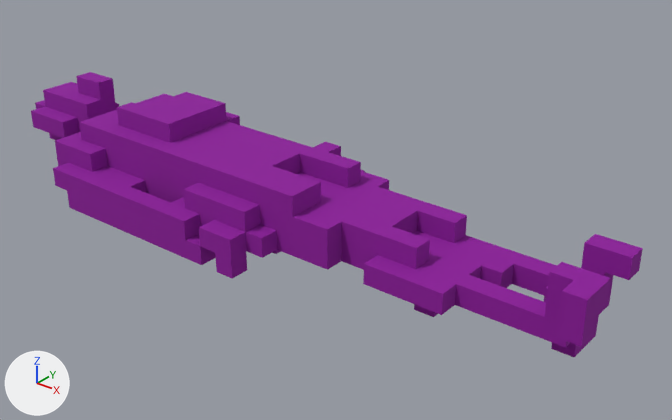
An edit to the glTF model public/models/gltf/c-arm_roll180_pitch360_material_1-53.gltf, drawn before and after from the same camera.
The view is the same before and after, from a camera (50 mm lens) standing at (174.3, -154.8, 94.5) and looking at (44.3, 7.7, -6.2). Every picture has the same lights, and +X, +Y and +Z are marked at lower left. Where no turn or scale is listed for an object, it has been applied to the vertices.
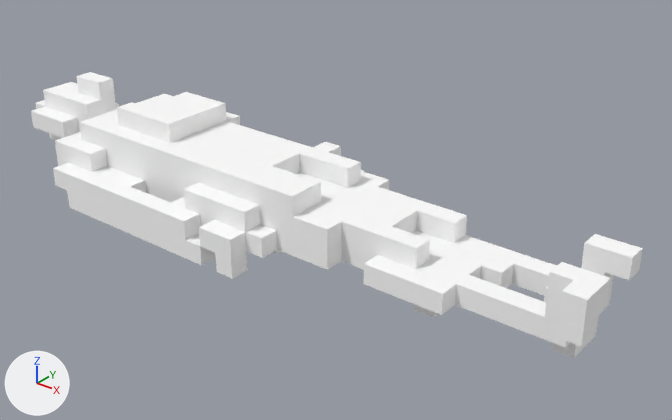
Commit message: update c-arm's gltf

What differs and where, as boxes [x1, y1, x2, y2] in the pictures (672 x 420 px):
```json
{"object": "mesh0", "change": "recoloured", "before": [31, 72, 643, 357], "after": [31, 72, 643, 357]}
```

The change, as JSON lines over the scene's bpy script:
```json
{"block": "mat_material_0", "where": "n0 = _N.new('ShaderNodeBsdfPrincipled'); n0.name = 'Principled BSDF'"}
{"op": "add", "block": "mat_material_0", "code": "n0.inputs[0].default_value = (1.0, 1.0, 1.0, 1.0)  # 'Base Color', white #ffffff"}
{"op": "remove", "block": "mat_material_0", "code": "n2 = _N.new('ShaderNodeVertexColor'); n2.name = 'Color Attribute'"}
{"op": "remove", "block": "mat_material_0", "code": "_L.new(n2.outputs[0], n0.inputs[0])  # 'Color' to 'Base Color'"}
{"block": "me_mesh0", "where": "me_mesh0.from_pydata(...)  # 851 vertices, 1720 faces; spans x -60.0..120.0, y -25.0..25.0, z -13.0..12.0"}
{"block": "me_mesh0", "where": "# used by ob_mesh0; location = (0.0, 0.0, 0.0)"}
{"block": "me_mesh0", "change": "me_mesh0 part 1: vertex colours changed"}
```
